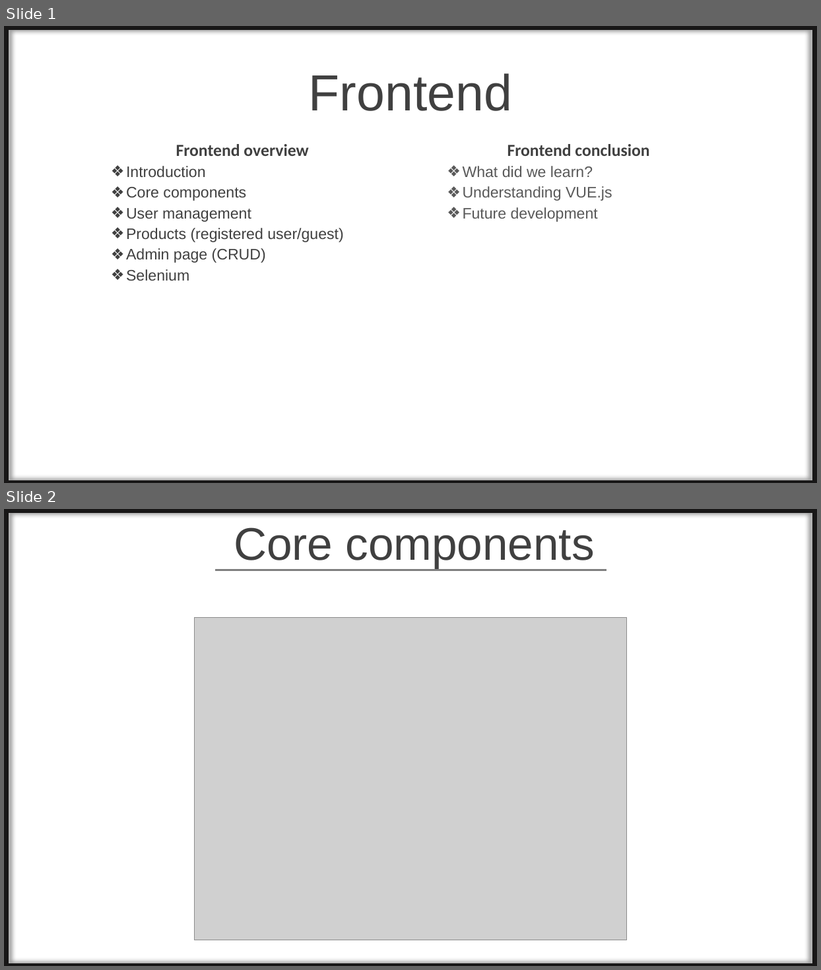
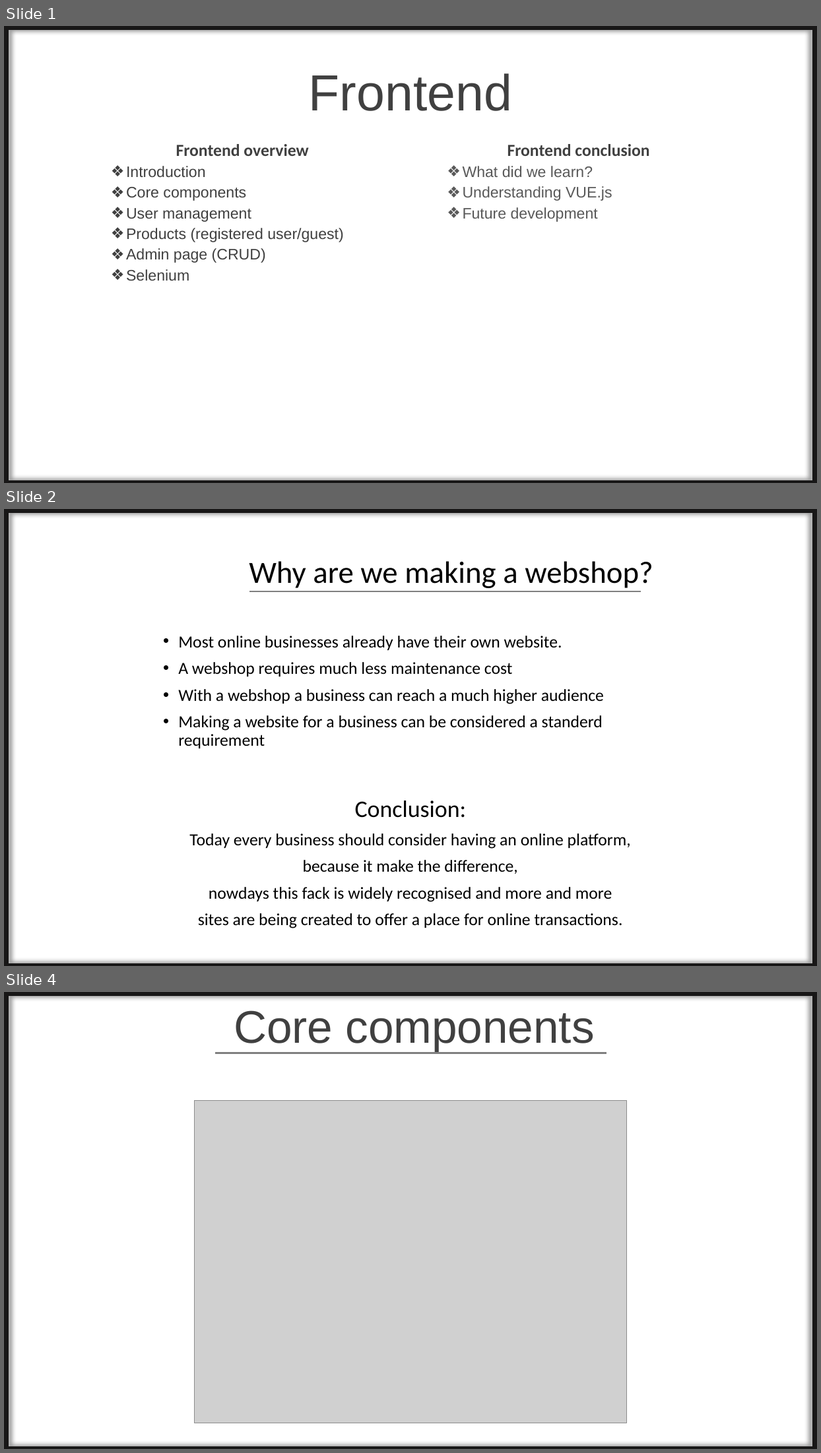
Before and after one commit to tamasrobert/NasaPC, a slide deck: Documentations/NasaPC_WebShopProject FRONTEND.pptx. Shown one above the other, each under a label of ours: slides 1 and 2 before the commit, slides 1, 2 and 4 after it; the slides between them are not shown. The pictures are 821x970 and 821x1453 pixels, drawn with LibreOffice and Linux fonts; fonts in the diff are those of the drawing; grey boxes stand for pictures; background and template pictures are left out. Boxes give left, top, right and bottom in pixels: in the first picture for what was removed or moved away, otherwise in the second. Text is boxed around its words. In the diff, an @@ line names an element or a change of style, - is before the commit and + after.

```diff
--- a/Documentations/NasaPC_WebShopProject FRONTEND.pptx
+++ b/Documentations/NasaPC_WebShopProject FRONTEND.pptx
@@ slide 2 added at bbox=[4, 509, 817, 966], background #FFFFFF; not listed: 1 template element that a slide beside it also shows @@
@@ text added at bbox=[249, 561, 653, 588], 36.5 pt, text #000000 @@
+  Why are we making a webshop?
@@ line added from (250, 591) to (641, 591), #808080 2 pt @@
@@ text added at bbox=[178, 636, 604, 749], 20 pt, text #000000 @@
+• Most online businesses already have their own website.
+• A webshop requires much less maintenance cost
+• With a webshop a business can reach a much higher audience
+• Making a website for a business can be considered a standerd requirement
@@ text added at bbox=[189, 801, 631, 929], 20 pt, text #000000 @@
+Conclusion:
+Today every business should consider having an online platform,
+because it make the difference,
+nowdays this fack is widely recognised and more and more
+sites are being created to offer a place for online transactions.
@@ what was slide 2 is now slide 4 @@
```
Also in this commit, not shown: 1 other slide added.
